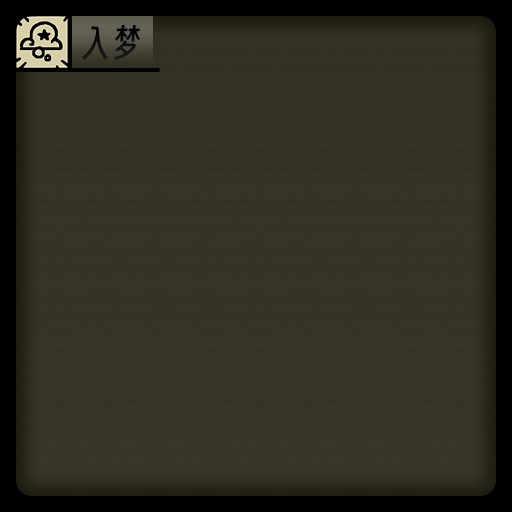
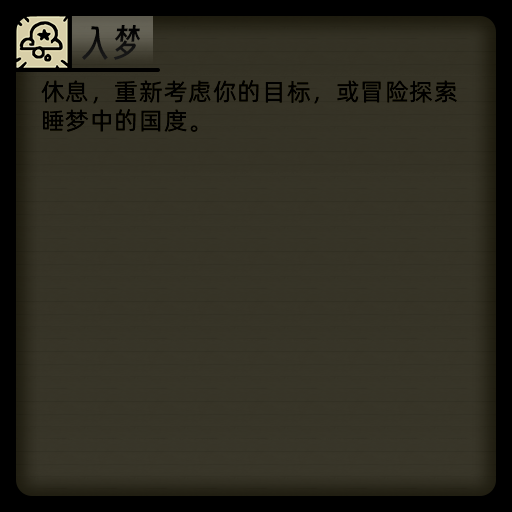
Two versions of the same layered image (512x512). Layer-by-layer changes:
added layer "休息，重新考虑你的目标，或冒险探索 睡梦中的国度。" above "图层 1" over [41, 80, 457, 132]
